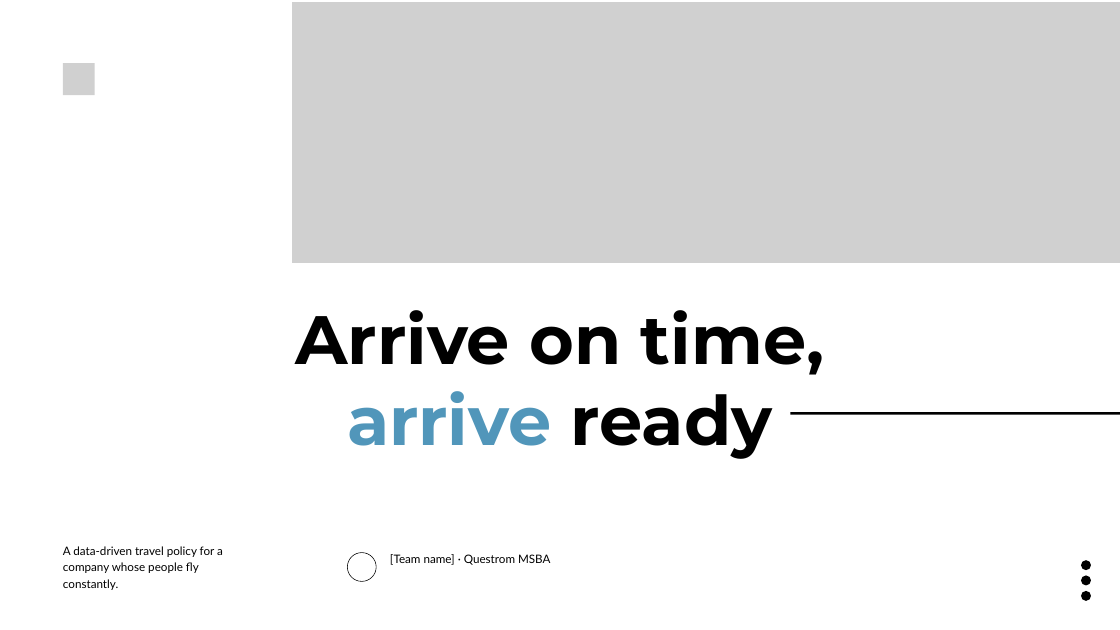
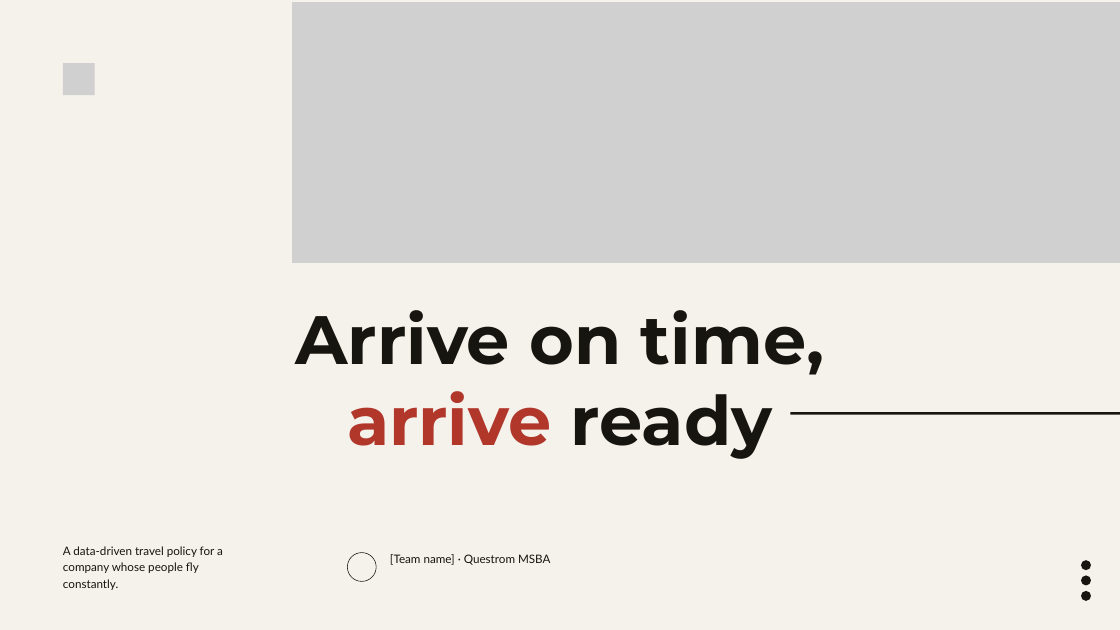
Before and after one commit to akhilhnairprojects/BUhackathon, a slide deck: slide 1 of deck/Arrive_On_Time_Simple.pptx. Drawn at 1120x630 pixels with LibreOffice and Linux fonts; fonts in the diff are those of the drawing; grey boxes stand for pictures; background and template pictures are left out. Boxes give left, top, right and bottom in pixels: in the first picture for what was removed or moved away, otherwise in the second. Text is boxed around its words. In the diff, an @@ line names an element or a change of style, - is before the commit and + after.

```diff
--- a/deck/Arrive_On_Time_Simple.pptx
+++ b/deck/Arrive_On_Time_Simple.pptx
@@ background #FFFFFF to #F5F2EC @@
@@ text "arrive ready" at (x1=347, y1=391, x2=773, y2=459): text colour #5196BA to #B1372B in "arrive"; text colour #000000 to #17150F in "ready" @@
@@ line (790, 413) - (1120, 413): stroke #000000 3 pt to #17150F 3 pt @@
@@ freeform shape at (x1=347, y1=553, x2=376, y2=581): outline #000000 0.75 pt to #17150F 0.75 pt @@
@@ text colour #000000 to #17150F in 3 elements at (x1=296, y1=310, x2=824, y2=375), (x1=63, y1=546, x2=223, y2=590), (x1=390, y1=554, x2=550, y2=565) @@
@@ fill #000000 to #17150F in 3 elements at (x1=1081, y1=591, x2=1091, y2=601), (x1=1081, y1=576, x2=1091, y2=586), (x1=1081, y1=560, x2=1091, y2=570) @@
```
Also in this commit, not shown: 10 other slides changed, 8 other files.
